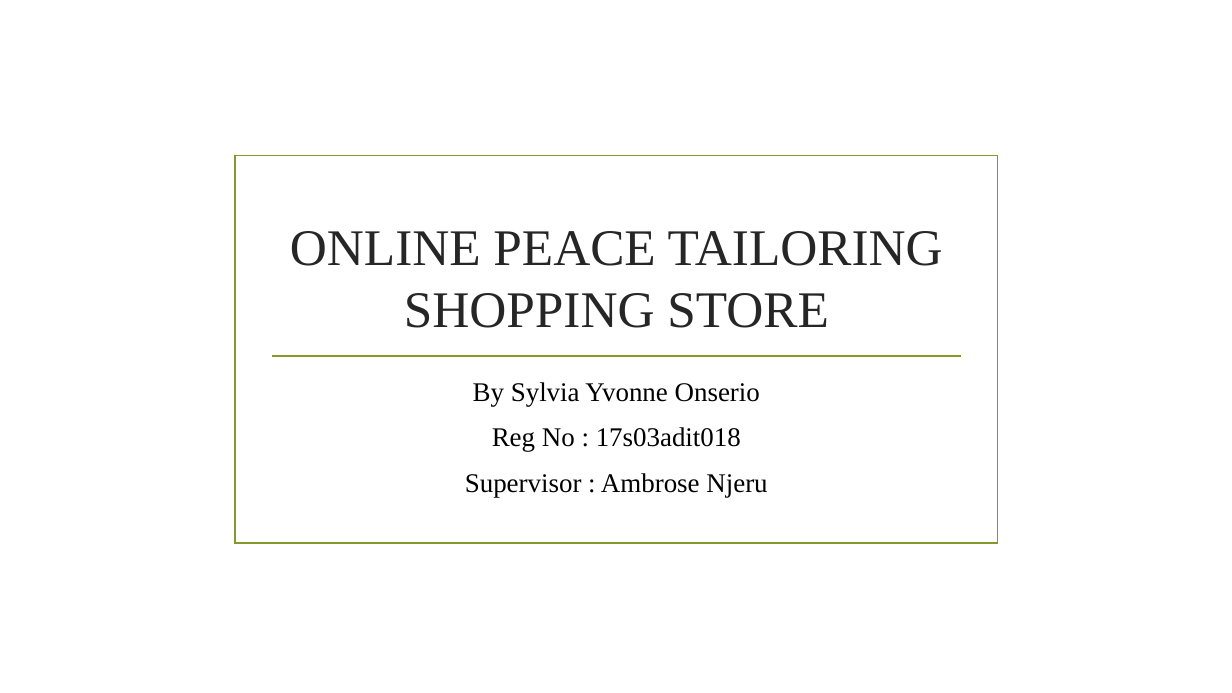
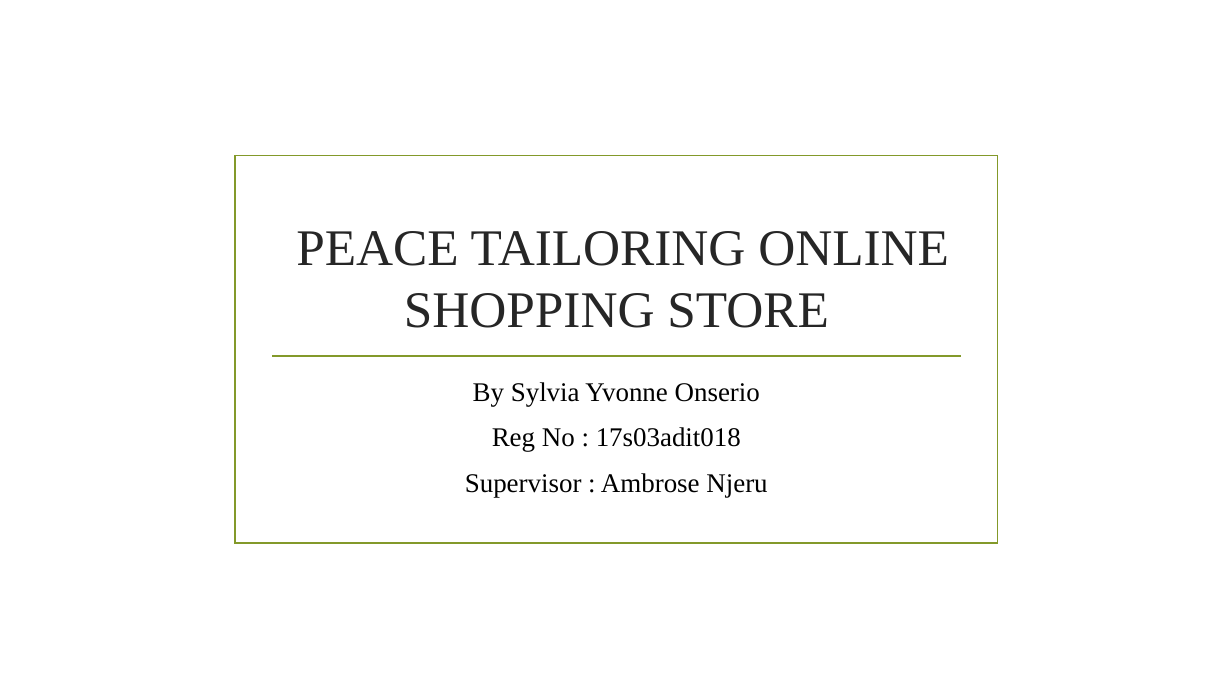
Before and after one commit to novak-jack15/IvyProject, a slide deck: slide 1 of report/ONLINE PEACE TAILORING SHOPPING STORE.pptx. Drawn at 1232x693 pixels with LibreOffice and Linux fonts; fonts in the diff are those of the drawing; background and template pictures are left out. Boxes give left, top, right and bottom in pixels: in the first picture for what was removed or moved away, otherwise in the second. Text is boxed around its words. In the diff, an @@ line names an element or a change of style, - is before the commit and + after.

```diff
--- a/report/ONLINE PEACE TAILORING SHOPPING STORE.pptx
+++ b/report/ONLINE PEACE TAILORING SHOPPING STORE.pptx
@@ title at (296,231,949,328): text changed @@
-ONLINE PEACE TAILORING SHOPPING STORE
+PEACE TAILORING ONLINE SHOPPING STORE
```
Also in this commit, not shown: 1 other slide changed, 4 other files.
